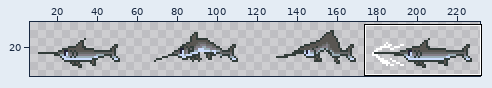
One commit to this sprite sheet: Assets/Sprites/Monsters/Version2/gj/jy gj.png. Above, an overview of the earlier version with the close-up marked.
Close-up. Before:
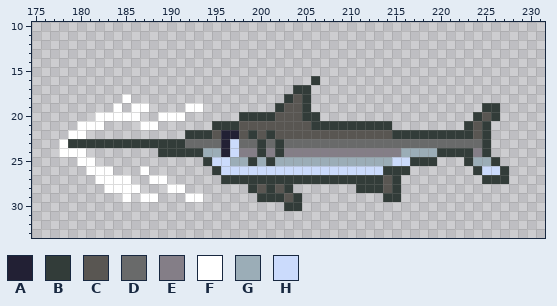
The file is 232x58 pixels. Shown: x 175..231, y 10..33. The wide view leaves out empty margins. The commit also changed other parts of the picture, which this record leaves out.
Palette (. is transparent): A #222034  B #323c39  C #595652  D #696a6a  E #847e87  F #ffffff  G #9badb7  H #cbdbfc
Pixels before, first column x 178:
16 ............................B.....................
17 ..........................BB......................
18 .......F.................BCB......................
19 ......F.FF....FF........BCCB...................BB.
20 ....FFFFF..FFF......BBBBCCCBB.................BCB.
21 ..FFF....FF......BBBCCCCCCCCBBBBBBBBB........BCB..
22 .FF...........BBBCAACBCBCCCCCCCCCCCCCBBBBBBBBBCB..
23 FBBBBBBBBBBBBBDDDDAHDDBDBDDDDDDDDDDDDDDDDDDDDDDB..
24 FFF........BBBBBGGAHEEBEBEEEEEEEEEEEEEGGGGBBBBEB..
25 ..FF............BHHGGBGBGGGGGGGGGGGGGHHBBB...BGGB.
26 ...FFF...F.......BHHHHHHHHHHHHHHHHHHBBB.......BHHB
27 ....FFFF..FF......BBBBBBBBBBBBBBBBBBCB.........BBB
28 .....FFFF...FF.......BCBCB.......BBBCB............
29 .......F.FF...FF......BBBCB.........BB............
30 .........................BB.......................
The result:
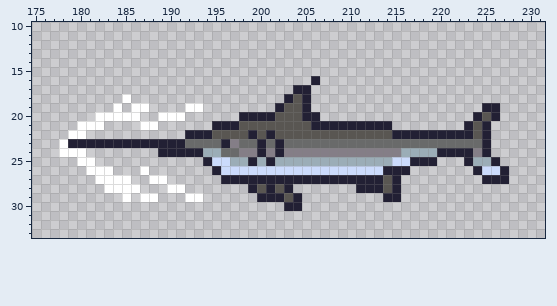
What changed:
{"y":16,"x":206,"old":"B","new":"A"}
{"y":17,"x":204,"old":"BB","new":"AA"}
{"y":18,"x":203,"old":"B","new":"A"}
{"y":18,"x":205,"old":"B","new":"A"}
{"y":19,"x":202,"old":"B","new":"A"}
{"y":19,"x":205,"old":"B","new":"A"}
{"y":19,"x":225,"old":"BB","new":"AA"}
{"y":20,"x":198,"old":"BBBB","new":"AAAA"}
{"y":20,"x":205,"old":"BB","new":"AA"}
{"y":20,"x":224,"old":"B","new":"A"}
{"y":20,"x":226,"old":"B","new":"A"}
{"y":21,"x":195,"old":"BBB","new":"AAA"}
{"y":21,"x":206,"old":"BBBBBBBBB","new":"AAAAAAAAA"}
{"y":21,"x":223,"old":"B","new":"A"}
{"y":21,"x":225,"old":"B","new":"A"}
{"y":22,"x":192,"old":"BBB","new":"AAA"}
{"y":22,"x":196,"old":"AA","new":"CC"}
{"y":22,"x":199,"old":"B","new":"A"}
{"y":22,"x":201,"old":"B","new":"A"}
{"y":22,"x":215,"old":"BBBBBBBBB","new":"AAAAAAAAA"}
{"y":22,"x":225,"old":"B","new":"A"}
{"y":23,"x":179,"old":"BBBBBBBBBBBBB","new":"AAAAAAAAAAAAA"}
{"y":23,"x":197,"old":"H","new":"E"}
{"y":23,"x":200,"old":"B","new":"A"}
{"y":23,"x":202,"old":"B","new":"A"}
{"y":23,"x":225,"old":"B","new":"A"}
{"y":24,"x":189,"old":"BBBBB","new":"AAAAA"}
{"y":24,"x":196,"old":"AH","new":"DD"}
{"y":24,"x":200,"old":"B","new":"A"}
{"y":24,"x":202,"old":"B","new":"A"}
{"y":24,"x":220,"old":"BBBB","new":"AAAA"}
{"y":24,"x":225,"old":"B","new":"A"}
{"y":25,"x":194,"old":"B","new":"A"}
{"y":25,"x":199,"old":"B","new":"A"}
{"y":25,"x":201,"old":"B","new":"A"}
{"y":25,"x":217,"old":"BBB","new":"AAA"}
{"y":25,"x":223,"old":"B","new":"A"}
{"y":25,"x":226,"old":"B","new":"A"}
{"y":26,"x":195,"old":"B","new":"A"}
{"y":26,"x":214,"old":"BBB","new":"AAA"}
{"y":26,"x":224,"old":"B","new":"A"}
{"y":26,"x":227,"old":"B","new":"A"}
{"y":27,"x":196,"old":"BBBBBBBBBBBBBBBBBB","new":"AAAAAAAAAAAAAAAAAA"}
{"y":27,"x":215,"old":"B","new":"A"}
{"y":27,"x":225,"old":"BBB","new":"AAA"}
{"y":28,"x":199,"old":"B","new":"A"}
{"y":28,"x":201,"old":"B","new":"A"}
{"y":28,"x":203,"old":"B","new":"A"}
{"y":28,"x":211,"old":"BBB","new":"AAA"}
{"y":28,"x":215,"old":"B","new":"A"}
{"y":29,"x":200,"old":"BBB","new":"AAA"}
{"y":29,"x":204,"old":"B","new":"A"}
{"y":29,"x":214,"old":"BB","new":"AA"}
{"y":30,"x":203,"old":"BB","new":"AA"}
{"label":"changed","picture_box":[68,76,509,211]}
